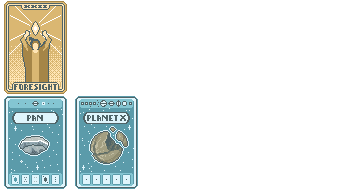
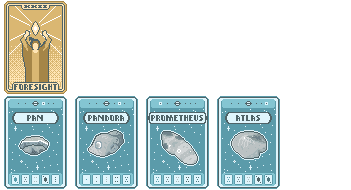
Comparing the layer stacks of the two 351 × 190 images. Changes:
added group "Atlas" with 5 layers above "Prometheus" over (217, 96, 280, 189)
added layer "ATLAS" in group "Atlas" over (236, 115, 260, 121)
added layer "Atlas art" in group "Atlas" over (230, 130, 268, 160)
added layer "Rainbow cards #3" in group "Atlas" over (224, 174, 272, 185)
added layer "Planet back #3" in group "Atlas" over (217, 96, 280, 189)
added group "Prometheus" with 5 layers above "Pandora" over (146, 96, 209, 189)
added layer "PROMETHEUS" in group "Prometheus" over (151, 115, 203, 121)
added layer "Prometheus art" in group "Prometheus" over (160, 130, 199, 166)
added layer "Rainbow cards #2" in group "Prometheus" over (153, 174, 201, 185)
added layer "Planet back #2" in group "Prometheus" over (146, 96, 209, 189)
added group "Pandora" with 5 layers above "Pan" over (80, 100, 134, 182)
added layer "PANDORA" in group "Pandora" over (89, 115, 124, 121)
added layer "Pandora art" in group "Pandora" over (87, 129, 125, 158)
added layer "Rainbow Straight cards" in group "Pandora" over (86, 177, 128, 182)
added layer "Planet back #1" in group "Pandora" over (80, 100, 134, 182)
removed layer "Tarots.png copy" over (80, 100, 134, 182)
